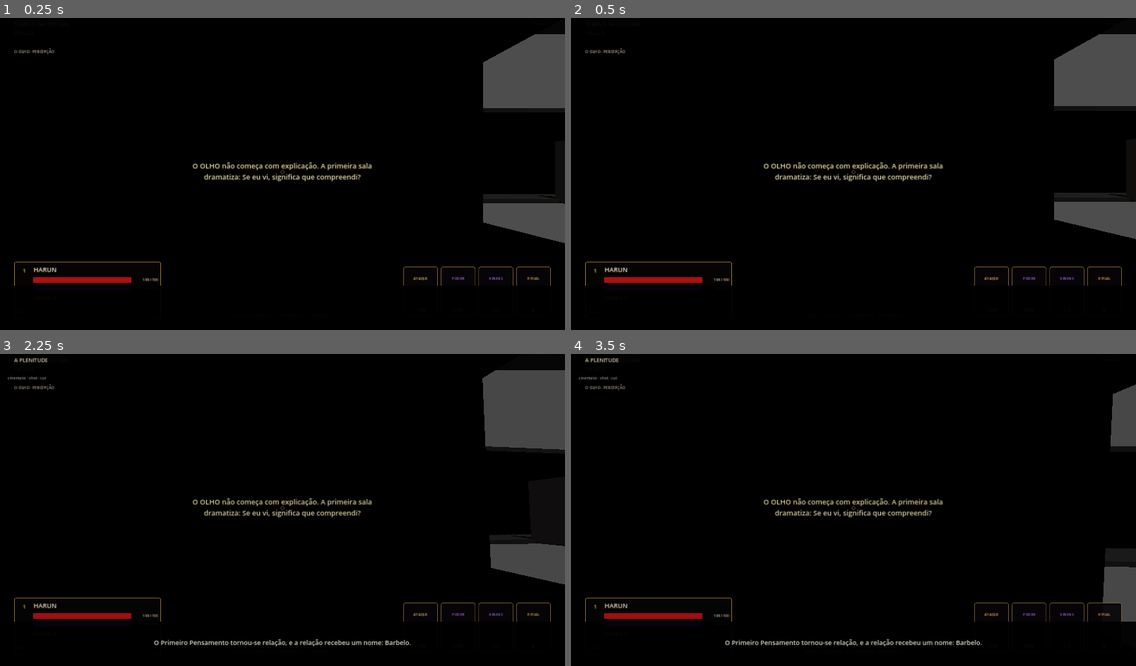
Above: before the commit, frames 1-4 (two rows, left to right).
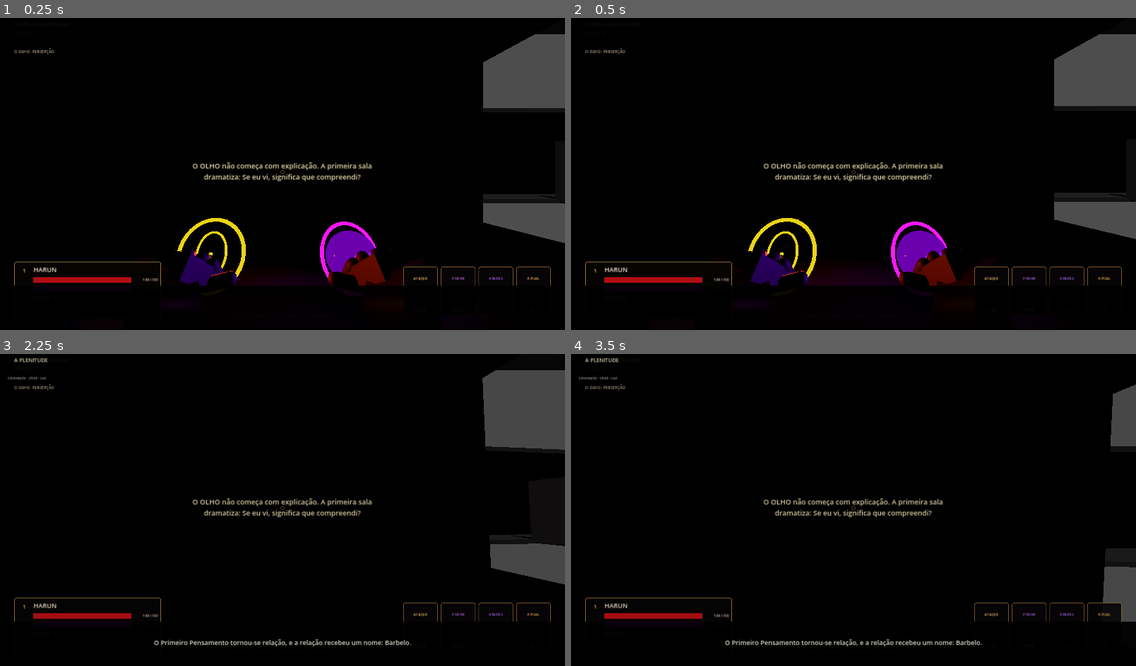
Above: after the commit, the same moments.

Repository: neuralSynapse/societaselectorum
Game: Godot game, scene res://scenes/boot/Main.tscn
Same seed, same stepped clock (60 frames per second), same inputs: the game is played once before the commit and once after it.
Inputs (mouse positions are in pixels of both pictures, inside the frame that each line leads up to):
- Up to frame 1 (0.25 s): no input
- Up to frame 2 (0.5 s): no input
- Up to frame 3 (2.25 s): tap Enter (ui_accept) at 0.5, 2 s; move the mouse to (310, 506) at 0.52 s; hold V (camera_toggle) 0.53-1.28 s; hold W (move_forward) from 0.53 s (still down); tap Space (jump) at 0.77, 1.52 s; move the mouse to (254, 510) at 1.27 s; tap C (consume) at 1.35 s; move the mouse to (293, 500) at 2.02 s; hold Q (dodge) from 2.03 s (still down)
- Up to frame 4 (3.5 s): keep holding W (move_forward); move the mouse to (847, 513) at 2.77 s; release Q (dodge) at 2.78 s; tap R (instrument) at 2.85 s; tap Space (jump) at 3.02 s

The runs differ from the first frame. In frame 1, 2.5% of the frame differs, in the area x 29-72%, y 64-86%; in frame 2, 2.8%; in frame 3, less than 0.1%; in frame 4, less than 0.1%.
Error in both runs: Invalid call. Nonexistent 'String' constructor. (res://scripts/ui/HUDController.gd:120)

Commit message:
feat: rebuild first-person Harun gauntlets and power manifestations

Diff:
--- a/game/chronica-harun/scenes/player/Player.tscn
+++ b/game/chronica-harun/scenes/player/Player.tscn
@@ -1,53 +1,296 @@
-[gd_scene load_steps=7 format=3]
+[gd_scene load_steps=16 format=3]
 
 [ext_resource type="Script" path="res://scripts/player/PlayerController.gd" id="1"]
 [ext_resource type="Script" path="res://scripts/combat/Health.gd" id="2"]
+
 [sub_resource type="CapsuleShape3D" id="Capsule"]
 radius = 0.35
 height = 1.2
-[sub_resource type="CapsuleMesh" id="Mesh"]
+
+[sub_resource type="CapsuleMesh" id="BodyMesh"]
 radius = 0.35
 height = 1.2
-[sub_resource type="BoxMesh" id="HandMesh"]
-size = Vector3(0.13, 0.14, 0.34)
-[sub_resource type="StandardMaterial3D" id="HandMaterial"]
-albedo_color = Color(0.18, 0.12, 0.08, 1)
-roughness = 0.82
+
+[sub_resource type="BoxMesh" id="PalmMesh"]
+size = Vector3(0.22, 0.075, 0.30)
+
+[sub_resource type="CapsuleMesh" id="ForearmMesh"]
+radius = 0.085
+height = 0.46
+radial_segments = 10
+rings = 4
+
+[sub_resource type="CapsuleMesh" id="FingerMesh"]
+radius = 0.028
+height = 0.19
+radial_segments = 8
+rings = 3
+
+[sub_resource type="CylinderMesh" id="CuffMesh"]
+top_radius = 0.13
+bottom_radius = 0.17
+height = 0.18
+radial_segments = 10
+
+[sub_resource type="TorusMesh" id="SigilOuterMesh"]
+inner_radius = 0.155
+outer_radius = 0.175
+rings = 32
+ring_segments = 8
+
+[sub_resource type="TorusMesh" id="SigilInnerMesh"]
+inner_radius = 0.095
+outer_radius = 0.107
+rings = 28
+ring_segments = 8
+
+[sub_resource type="SphereMesh" id="OrbMesh"]
+radius = 0.125
+height = 0.25
+radial_segments = 24
+rings = 12
+
+[sub_resource type="StandardMaterial3D" id="LeatherMaterial"]
+albedo_color = Color(0.055, 0.038, 0.031, 1)
+metallic = 0.08
+roughness = 0.72
+
+[sub_resource type="StandardMaterial3D" id="BronzeMaterial"]
+albedo_color = Color(0.23, 0.11, 0.045, 1)
+metallic = 0.88
+roughness = 0.25
+
+[sub_resource type="StandardMaterial3D" id="GoldPowerMaterial"]
+albedo_color = Color(0.95, 0.31, 0.035, 0.92)
+metallic = 0.1
+roughness = 0.16
+emission_enabled = true
+emission = Color(1, 0.15, 0.015, 1)
+emission_energy_multiplier = 6.0
+transparency = 1
+
+[sub_resource type="StandardMaterial3D" id="VioletPowerMaterial"]
+albedo_color = Color(0.12, 0.012, 0.22, 0.96)
+metallic = 0.25
+roughness = 0.12
+emission_enabled = true
+emission = Color(0.55, 0.02, 1, 1)
+emission_energy_multiplier = 5.0
+
+[sub_resource type="StandardMaterial3D" id="VoidCoreMaterial"]
+albedo_color = Color(0.004, 0.002, 0.008, 1)
+metallic = 0.55
+roughness = 0.06
+emission_enabled = true
+emission = Color(0.19, 0.0, 0.31, 1)
+emission_energy_multiplier = 2.2
 
 [node name="Player" type="CharacterBody3D"]
 script = ExtResource("1")
 collision_layer = 1
 collision_mask = 2
+
 [node name="CollisionShape3D" type="CollisionShape3D" parent="."]
 position = Vector3(0, 0.95, 0)
 shape = SubResource("Capsule")
+
 [node name="BodyMesh" type="MeshInstance3D" parent="."]
 visible = false
 position = Vector3(0, 0.95, 0)
-mesh = SubResource("Mesh")
+mesh = SubResource("BodyMesh")
+
 [node name="Health" type="Node" parent="."]
 script = ExtResource("2")
 max_health = 100.0
+
 [node name="Head" type="Node3D" parent="."]
 position = Vector3(0, 1.55, 0)
+
 [node name="Camera3D" type="Camera3D" parent="Head"]
 current = true
 fov = 78.0
-near = 0.05
-far = 140.0
+near = 0.035
+far = 180.0
+
 [node name="InteractionRay" type="RayCast3D" parent="Head/Camera3D"]
-target_position = Vector3(0, 0, -3.2)
+target_position = Vector3(0, 0, -4.0)
 collision_mask = 14
 collide_with_areas = true
 collide_with_bodies = true
+
 [node name="ViewModelRoot" type="Node3D" parent="Head/Camera3D"]
-[node name="LeftHand" type="MeshInstance3D" parent="Head/Camera3D/ViewModelRoot"]
-position = Vector3(-0.34, -0.30, -0.64)
-rotation = Vector3(-0.28, -0.12, -0.08)
-mesh = SubResource("HandMesh")
-material_override = SubResource("HandMaterial")
-[node name="RightHand" type="MeshInstance3D" parent="Head/Camera3D/ViewModelRoot"]
-position = Vector3(0.34, -0.30, -0.64)
-rotation = Vector3(-0.28, 0.12, 0.08)
-mesh = SubResource("HandMesh")
-material_override = SubResource("HandMaterial")
+position = Vector3(0, 0, -0.02)
+
+[node name="LeftGauntlet" type="Node3D" parent="Head/Camera3D/ViewModelRoot"]
+position = Vector3(-0.39, -0.34, -0.63)
+rotation = Vector3(-0.42, -0.10, -0.12)
+
+[node name="LeftHand" type="MeshInstance3D" parent="Head/Camera3D/ViewModelRoot/LeftGauntlet"]
+position = Vector3(0, 0.01, -0.06)
+rotation = Vector3(-0.22, 0, 0)
+mesh = SubResource("PalmMesh")
+material_override = SubResource("LeatherMaterial")
+cast_shadow = 0
+
+[node name="Forearm" type="MeshInstance3D" parent="Head/Camera3D/ViewModelRoot/LeftGauntlet"]
+position = Vector3(0, -0.14, 0.16)
+rotation = Vector3(1.32, 0.0, 0.0)
+mesh = SubResource("ForearmMesh")
+material_override = SubResource("LeatherMaterial")
+cast_shadow = 0
+
+[node name="Cuff" type="MeshInstance3D" parent="Head/Camera3D/ViewModelRoot/LeftGauntlet"]
+position = Vector3(0, -0.10, 0.095)
+rotation = Vector3(1.32, 0, 0)
+mesh = SubResource("CuffMesh")
+material_override = SubResource("BronzeMaterial")
+cast_shadow = 0
+
+[node name="Finger1" type="MeshInstance3D" parent="Head/Camera3D/ViewModelRoot/LeftGauntlet"]
+position = Vector3(-0.082, 0.018, -0.205)
+rotation = Vector3(1.19, 0, 0.10)
+mesh = SubResource("FingerMesh")
+material_override = SubResource("LeatherMaterial")
+cast_shadow = 0
+[node name="Finger2" type="MeshInstance3D" parent="Head/Camera3D/ViewModelRoot/LeftGauntlet"]
+position = Vector3(-0.028, 0.028, -0.225)
+rotation = Vector3(1.14, 0, 0.04)
+mesh = SubResource("FingerMesh")
+material_override = SubResource("LeatherMaterial")
+cast_shadow = 0
+[node name="Finger3" type="MeshInstance3D" parent="Head/Camera3D/ViewModelRoot/LeftGauntlet"]
+position = Vector3(0.030, 0.028, -0.225)
+rotation = Vector3(1.14, 0, -0.04)
+mesh = SubResource("FingerMesh")
+material_override = SubResource("LeatherMaterial")
+cast_shadow = 0
+[node name="Finger4" type="MeshInstance3D" parent="Head/Camera3D/ViewModelRoot/LeftGauntlet"]
+position = Vector3(0.084, 0.015, -0.205)
+rotation = Vector3(1.20, 0, -0.10)
+mesh = SubResource("FingerMesh")
+material_override = SubResource("LeatherMaterial")
+cast_shadow = 0
+[node name="Thumb" type="MeshInstance3D" parent="Head/Camera3D/ViewModelRoot/LeftGauntlet"]
+position = Vector3(0.13, -0.015, -0.12)
+rotation = Vector3(1.10, 0.50, -0.68)
+mesh = SubResource("FingerMesh")
+material_override = SubResource("LeatherMaterial")
+cast_shadow = 0
+
+[node name="LeftSigilRoot" type="Node3D" parent="Head/Camera3D/ViewModelRoot/LeftGauntlet"]
+position = Vector3(0.0, 0.07, -0.31)
+rotation = Vector3(1.5708, 0, 0)
+
+[node name="LeftSigilRingOuter" type="MeshInstance3D" parent="Head/Camera3D/ViewModelRoot/LeftGauntlet/LeftSigilRoot"]
+mesh = SubResource("SigilOuterMesh")
+material_override = SubResource("GoldPowerMaterial")
+cast_shadow = 0
+
+[node name="LeftSigilRingInner" type="MeshInstance3D" parent="Head/Camera3D/ViewModelRoot/LeftGauntlet/LeftSigilRoot"]
+rotation = Vector3(0, 0.18, 0.42)
+mesh = SubResource("SigilInnerMesh")
+material_override = SubResource("GoldPowerMaterial")
+cast_shadow = 0
+
+[node name="SigilAxisA" type="MeshInstance3D" parent="Head/Camera3D/ViewModelRoot/LeftGauntlet/LeftSigilRoot"]
+scale = Vector3(0.035, 0.21, 0.035)
+mesh = SubResource("PalmMesh")
+material_override = SubResource("GoldPowerMaterial")
+cast_shadow = 0
+
+[node name="SigilAxisB" type="MeshInstance3D" parent="Head/Camera3D/ViewModelRoot/LeftGauntlet/LeftSigilRoot"]
+rotation = Vector3(0, 0, 1.5708)
+scale = Vector3(0.035, 0.21, 0.035)
+mesh = SubResource("PalmMesh")
+material_override = SubResource("GoldPowerMaterial")
+cast_shadow = 0
+
+[node name="LeftPowerLight" type="OmniLight3D" parent="Head/Camera3D/ViewModelRoot/LeftGauntlet"]
+position = Vector3(0, 0.07, -0.34)
+light_color = Color(1, 0.19, 0.025, 1)
+light_energy = 2.1
+omni_range = 2.1
+shadow_enabled = false
+
+[node name="RightGauntlet" type="Node3D" parent="Head/Camera3D/ViewModelRoot"]
+position = Vector3(0.39, -0.34, -0.63)
+rotation = Vector3(-0.42, 0.10, 0.12)
+
+[node name="RightHand" type="MeshInstance3D" parent="Head/Camera3D/ViewModelRoot/RightGauntlet"]
+position = Vector3(0, 0.01, -0.06)
+rotation = Vector3(-0.22, 0, 0)
+mesh = SubResource("PalmMesh")
+material_override = SubResource("LeatherMaterial")
+cast_shadow = 0
+
+[node name="Forearm" type="MeshInstance3D" parent="Head/Camera3D/ViewModelRoot/RightGauntlet"]
+position = Vector3(0, -0.14, 0.16)
+rotation = Vector3(1.32, 0, 0)
+mesh = SubResource("ForearmMesh")
+material_override = SubResource("LeatherMaterial")
+cast_shadow = 0
+
+[node name="Cuff" type="MeshInstance3D" parent="Head/Camera3D/ViewModelRoot/RightGauntlet"]
+position = Vector3(0, -0.10, 0.095)
+rotation = Vector3(1.32, 0, 0)
+mesh = SubResource("CuffMesh")
+material_override = SubResource("BronzeMaterial")
+cast_shadow = 0
+
+[node name="Finger1" type="MeshInstance3D" parent="Head/Camera3D/ViewModelRoot/RightGauntlet"]
+position = Vector3(-0.084, 0.015, -0.205)
+rotation = Vector3(1.20, 0, 0.10)
+mesh = SubResource("FingerMesh")
+material_override = SubResource("LeatherMaterial")
+cast_shadow = 0
+[node name="Finger2" type="MeshInstance3D" parent="Head/Camera3D/ViewModelRoot/RightGauntlet"]
+position = Vector3(-0.030, 0.028, -0.225)
+rotation = Vector3(1.14, 0, 0.04)
+mesh = SubResource("FingerMesh")
+material_override = SubResource("LeatherMaterial")
+cast_shadow = 0
+[node name="Finger3" type="MeshInstance3D" parent="Head/Camera3D/ViewModelRoot/RightGauntlet"]
+position = Vector3(0.028, 0.028, -0.225)
+rotation = Vector3(1.14, 0, -0.04)
+mesh = SubResource("FingerMesh")
+material_override = SubResource("LeatherMaterial")
+cast_shadow = 0
+[node name="Finger4" type="MeshInstance3D" parent="Head/Camera3D/ViewModelRoot/RightGauntlet"]
+position = Vector3(0.082, 0.018, -0.205)
+rotation = Vector3(1.19, 0, -0.10)
+mesh = SubResource("FingerMesh")
+material_override = SubResource("LeatherMaterial")
+cast_shadow = 0
+[node name="Thumb" type="MeshInstance3D" parent="Head/Camera3D/ViewModelRoot/RightGauntlet"]
+position = Vector3(-0.13, -0.015, -0.12)
+rotation = Vector3(1.10, -0.50, 0.68)
+mesh = SubResource("FingerMesh")
+material_override = SubResource("LeatherMaterial")
+cast_shadow = 0
+
+[node name="RightVoidOrb" type="MeshInstance3D" parent="Head/Camera3D/ViewModelRoot/RightGauntlet"]
+position = Vector3(0, 0.06, -0.36)
+mesh = SubResource("OrbMesh")
+material_override = SubResource("VoidCoreMaterial")
+cast_shadow = 0
+
+[node name="RightOrbRingOuter" type="MeshInstance3D" parent="Head/Camera3D/ViewModelRoot/RightGauntlet"]
+position = Vector3(0, 0.06, -0.36)
+rotation = Vector3(1.5708, 0.42, 0.18)
+mesh = SubResource("SigilOuterMesh")
+material_override = SubResource("VioletPowerMaterial")
+cast_shadow = 0
+
+[node name="RightOrbRingInner" type="MeshInstance3D" parent="Head/Camera3D/ViewModelRoot/RightGauntlet"]
+position = Vector3(0, 0.06, -0.36)
+rotation = Vector3(1.42, -0.32, -0.48)
+mesh = SubResource("SigilInnerMesh")
+material_override = SubResource("VioletPowerMaterial")
+cast_shadow = 0
+
+[node name="RightPowerLight" type="OmniLight3D" parent="Head/Camera3D/ViewModelRoot/RightGauntlet"]
+position = Vector3(0, 0.06, -0.39)
+light_color = Color(0.48, 0.035, 1, 1)
+light_energy = 1.9
+omni_range = 1.9
+shadow_enabled = false
